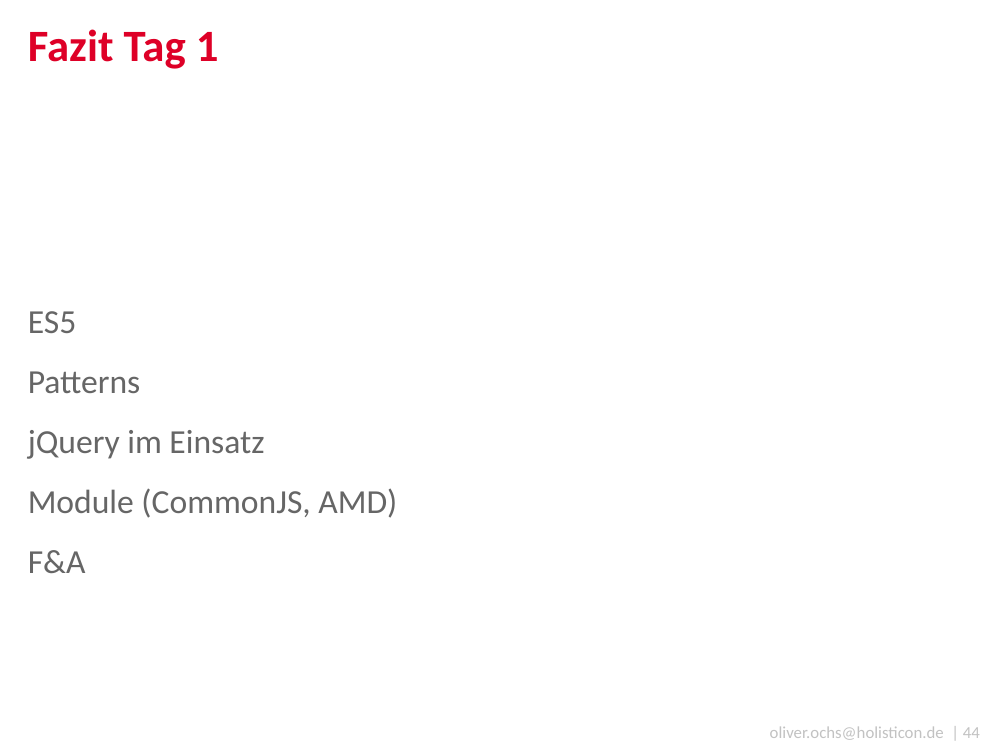
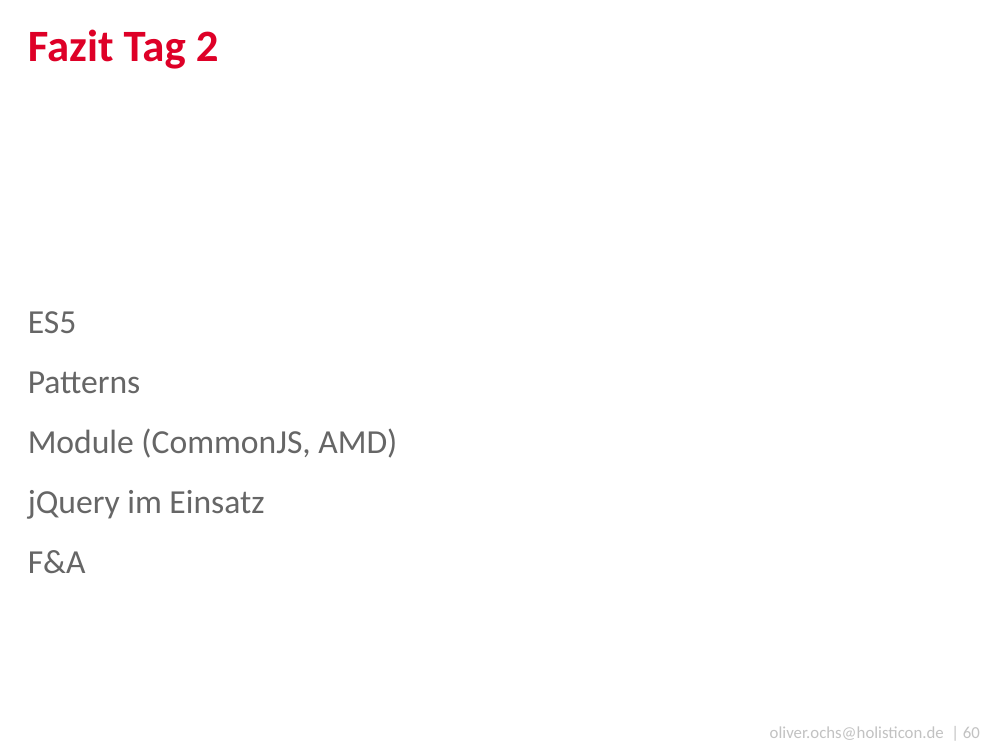
Before and after one commit to simonox/js-workshop, a slide deck: slide 60 of Tag 2.pptx (slide 44 before the commit). Drawn at 1008x756 pixels with LibreOffice and Linux fonts; fonts in the diff are those of the drawing; background and template pictures are left out. Boxes give left, top, right and bottom in pixels: in the first picture for what was removed or moved away, otherwise in the second. Text is boxed around its words. In the diff, an @@ line names an element or a change of style, - is before the commit and + after.

Commit message:
Added Module Pattern to go straight into CommonJS / AMD

```diff
--- a/Tag 2.pptx
+++ b/Tag 2.pptx
@@ title at bbox=[28, 29, 219, 69]: text changed @@
-Fazit Tag 1
+Fazit Tag 2
@@ text at bbox=[28, 428, 397, 458]: paragraph added @@
+Module (CommonJS, AMD)
@@ text at bbox=[28, 488, 397, 518]: paragraph removed @@
-Module (CommonJS, AMD)
@@ text at bbox=[770, 726, 980, 740]: text changed @@
-oliver.ochs@holisticon.de | 44
+oliver.ochs@holisticon.de | 60
```
Also in this commit, not shown: 1 other slide changed, 16 slides added.
